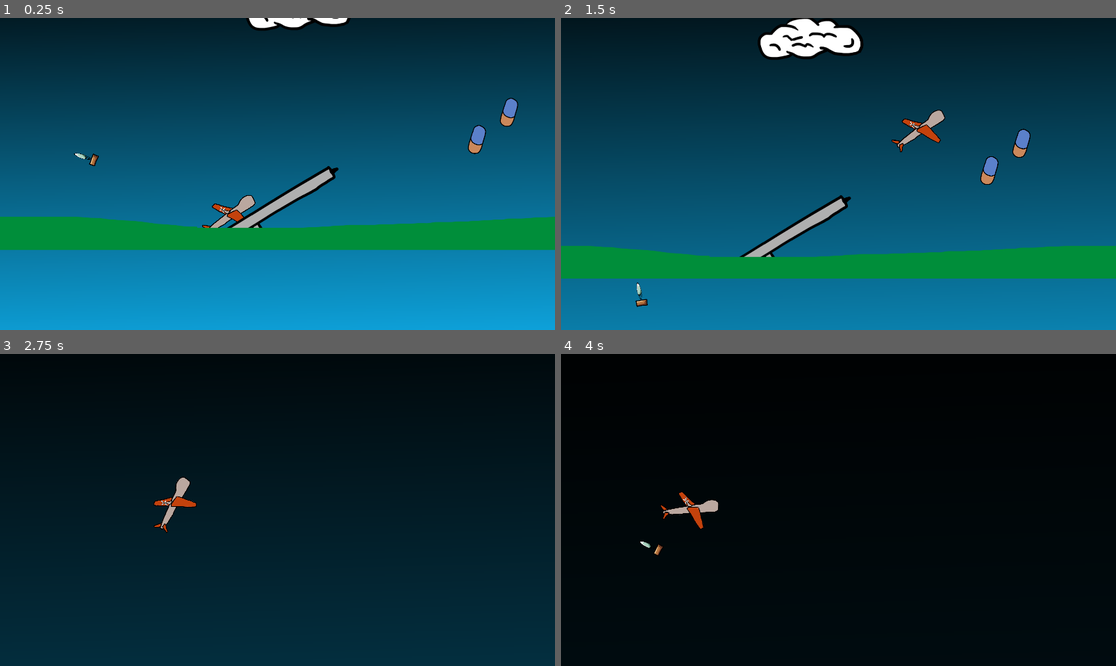
Above: before the commit, frames 1-4 (two rows, left to right).
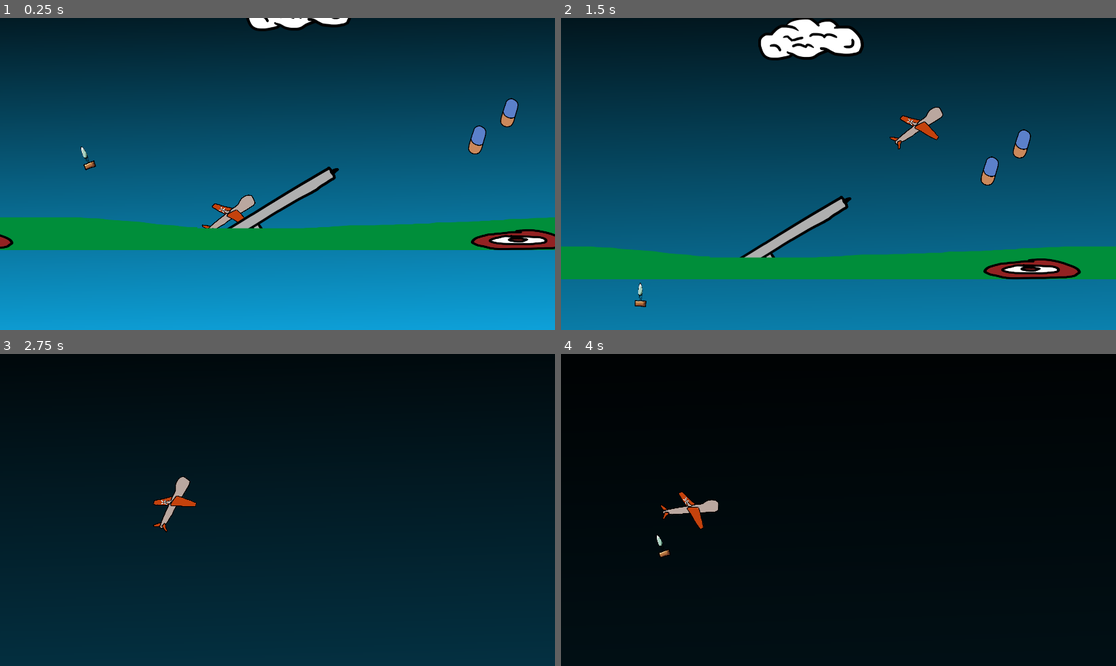
Above: after the commit, the same moments.

Repository: SirLich/ldjam-53
Game: Godot game, scene res://game.tscn
Two runs of this game, one before a commit and one after it. Both use one fixed random seed, a clock stepped at 60 frames per second and the inputs below.
Inputs (mouse positions are in pixels of both pictures, inside the frame that each line leads up to):
- Up to frame 1 (0.25 s): no input
- Up to frame 2 (1.5 s): tap Enter at 0.5 s; move the mouse to (960, 158) at 0.52 s; hold D 0.53-1.28 s; tap Space (spacebar) at 0.6 s; move the mouse to (727, 189) at 1.27 s; hold S from 1.28 s (still down); tap F at 1.35 s
- Up to frame 3 (2.75 s): move the mouse to (333, 441) at 2.02 s; release S at 2.03 s; hold D from 2.03 s (still down); tap Space (spacebar) at 2.1 s
- Up to frame 4 (4 s): move the mouse to (810, 572) at 2.77 s; release D at 2.78 s; hold W 2.78-3.53 s; tap F at 2.85 s; move the mouse to (1005, 556) at 3.52 s; hold A from 3.53 s (still down); tap Space (spacebar) at 3.6 s

The runs differ from the first frame. In frame 1, 2.0% of the frame differs, in the area x 0-100%, y 0-75%; in frame 2, 2.6%, in the area x 0-100%, y 0-93%; in frame 3, 0.2%; in frame 4, 0.1%.

Commit message:
Work on controller

Diff:
--- a/scenes/drone/drone.gd
+++ b/scenes/drone/drone.gd
@@ -7,6 +7,10 @@
 var rotation_speed = 1
 var max_rot = 2
 var launched = false
+var friction = 50
+var STALL_FRICTION = 500
+var STALL_SPEED = 200
+var is_stalling = false
 
 @onready var pcam : PhantomCamera2D = $Pcam
 @export var package_scene : PackedScene
@@ -37,13 +41,24 @@
 	if acceleration:
 		speed = speed * acceleration * delta
 
-	speed = min(speed, max_speed)
+
+
+
+	if launched:
+		speed -= friction * delta
+		if speed < STALL_SPEED:
+				is_stalling = true
+				speed -= (STALL_FRICTION * delta)
+
+	speed = clamp(speed, 0, max_speed)
+
 	world.translate(get_global_transform().x * delta * speed * -1)
+	world.translate(get_global_transform().y * delta * 9.81)
 
 	if launched:
 		var red = global_transform.x
 		var blue = global_position.direction_to(get_global_mouse_position())
 		var test = red.angle_to(blue)
 
-
-		rotation = rotation + (rotation_speed * test * delta)
+		if not is_stalling:
+			rotation = rotation + (rotation_speed * test * delta)
--- a/scenes/package/package.gd
+++ b/scenes/package/package.gd
@@ -14,4 +14,4 @@
 		side_speed = 0
 
 
-	rotation =  -max(side_speed / fall_speed, 0.2)
+	rotation =  -side_speed / 3 / fall_speed
--- a/scenes/pill/pill.tscn
+++ b/scenes/pill/pill.tscn
@@ -1,6 +1,21 @@
 [gd_scene load_steps=5 format=3 uid="uid://cltoxd5aa63go"]
 
 [ext_resource type="Texture2D" uid="uid://dui4bu2tstwhu" path="res://scenes/pill/pill.png" id="1_ixho7"]
+
+[sub_resource type="Animation" id="Animation_h86uj"]
+length = 0.001
+tracks/0/type = "value"
+tracks/0/imported = false
+tracks/0/enabled = true
+tracks/0/path = NodePath("Pill:position")
+tracks/0/interp = 1
+tracks/0/loop_wrap = true
+tracks/0/keys = {
+"times": PackedFloat32Array(0),
+"transitions": PackedFloat32Array(1),
+"update": 0,
+"values": [Vector2(1, -1)]
+}
 
 [sub_resource type="Animation" id="Animation_avxnu"]
 resource_name = "float"
@@ -17,21 +32,6 @@
 "transitions": PackedFloat32Array(1.10218, 1, 1),
 "update": 0,
 "values": [Vector2(1, -3), Vector2(1, -30), Vector2(1, -3)]
-}
-
-[sub_resource type="Animation" id="Animation_h86uj"]
-length = 0.001
-tracks/0/type = "value"
-tracks/0/imported = false
-tracks/0/enabled = true
-tracks/0/path = NodePath("Pill:position")
-tracks/0/interp = 1
-tracks/0/loop_wrap = true
-tracks/0/keys = {
-"times": PackedFloat32Array(0),
-"transitions": PackedFloat32Array(1),
-"update": 0,
-"values": [Vector2(1, -1)]
 }
 
 [sub_resource type="AnimationLibrary" id="AnimationLibrary_mwadd"]
--- a/scenes/tile/tile.tscn
+++ b/scenes/tile/tile.tscn
@@ -1,9 +1,14 @@
-[gd_scene load_steps=5 format=3 uid="uid://x2oc338rv3ul"]
+[gd_scene load_steps=7 format=3 uid="uid://x2oc338rv3ul"]
 
 [ext_resource type="Script" path="res://scenes/tile/tile.gd" id="1_baxb0"]
 [ext_resource type="Texture2D" uid="uid://7xy5jtubvjvr" path="res://assets/ground.png" id="1_gikd8"]
 [ext_resource type="PackedScene" uid="uid://cltoxd5aa63go" path="res://scenes/pill/pill.tscn" id="3_npa77"]
 [ext_resource type="PackedScene" uid="uid://pvqa1wvqcjnb" path="res://scenes/package/package.tscn" id="4_7tyam"]
+[ext_resource type="Texture2D" uid="uid://b1xexggxkheol" path="res://assets/target.png" id="5_yc76t"]
+
+[sub_resource type="CapsuleShape2D" id="CapsuleShape2D_etw2t"]
+radius = 250.0
+height = 1570.0
 
 [node name="Tile" type="Node2D"]
 script = ExtResource("1_baxb0")
@@ -20,3 +25,19 @@
 
 [node name="Package" parent="." instance=ExtResource("4_7tyam")]
 position = Vector2(1424, 686)
+
+[node name="Target" type="Node2D" parent="."]
+position = Vector2(1424, 686)
+scale = Vector2(0.2, 0.2)
+
+[node name="Sprite2D" type="Sprite2D" parent="Target"]
+position = Vector2(-1520, 1400)
+scale = Vector2(3.51758, 2.41309)
+texture = ExtResource("5_yc76t")
+
+[node name="Area2D" type="Area2D" parent="Target"]
+
+[node name="CollisionShape2D" type="CollisionShape2D" parent="Target/Area2D"]
+position = Vector2(-1560, 1785)
+rotation = 1.5708
+shape = SubResource("CapsuleShape2D_etw2t")
